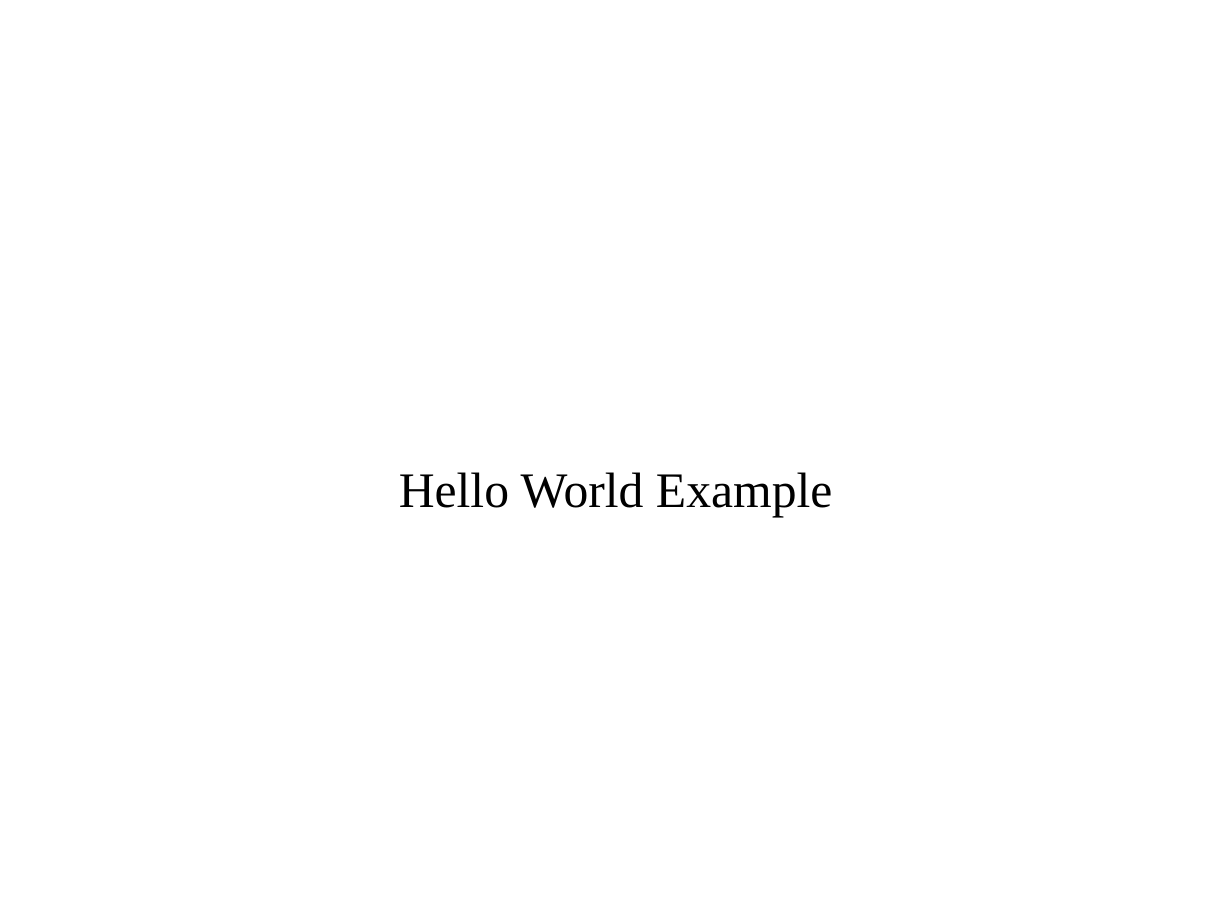
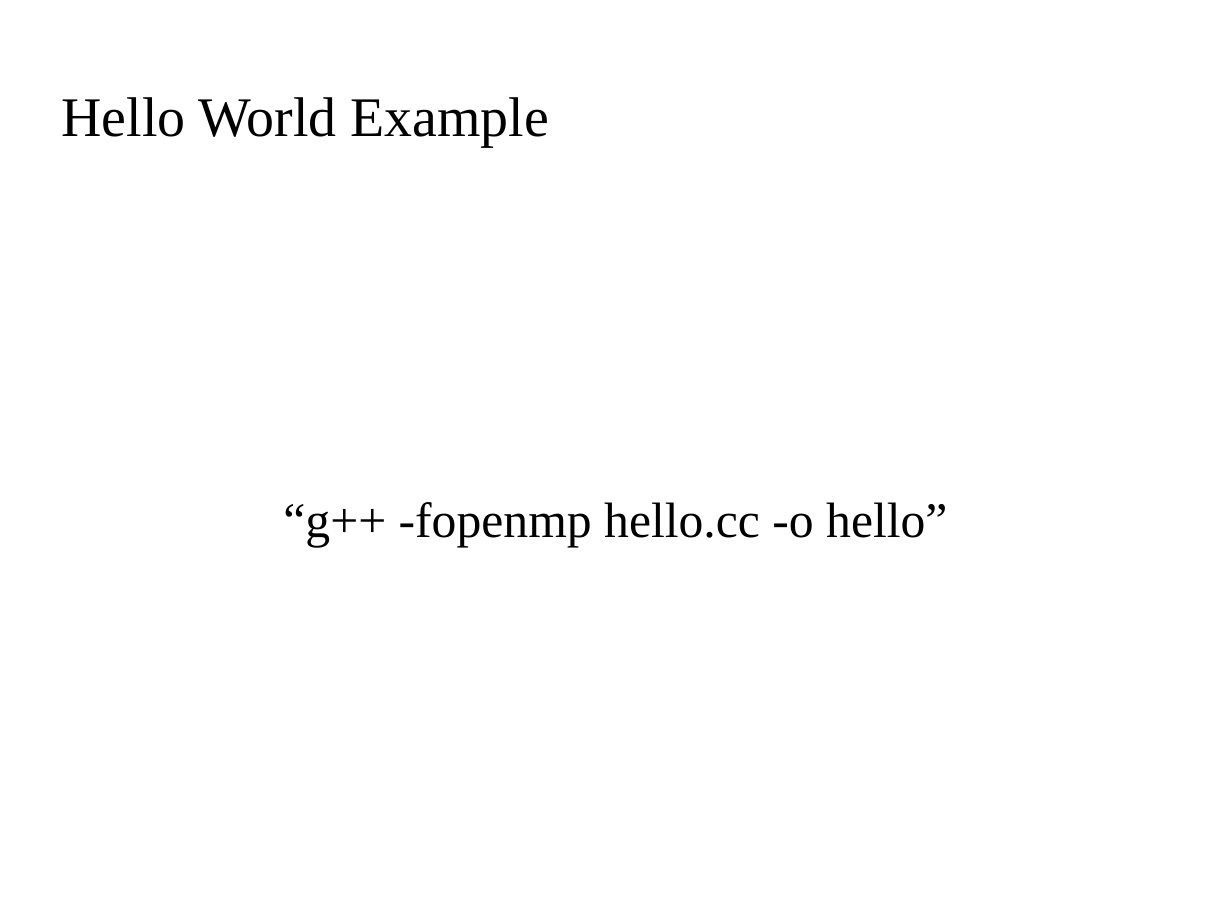
Before and after one commit to kks32/cpp-software-development, a slide deck: slide 9 of Ex12_Parallelisation/Ex12_Parallelisation.odp. Drawn at 1232x924 pixels with LibreOffice and Linux fonts; fonts in the diff are those of the drawing; background and template pictures are left out. Boxes give left, top, right and bottom in pixels: in the first picture for what was removed or moved away, otherwise in the second. Text is boxed around its words. In the diff, an @@ line names an element or a change of style, - is before the commit and + after.

Commit message:
Hello world

```diff
--- a/Ex12_Parallelisation/Ex12_Parallelisation.odp
+++ b/Ex12_Parallelisation/Ex12_Parallelisation.odp
@@ title "Hello World Example": place and size @@
-title "Hello World Example" at box(399, 472, 832, 518)
+title "Hello World Example" at box(62, 97, 549, 147)
@@ title "Hello World Example" at box(62, 97, 549, 147): size 32 to 36 pt; alignment centre to left @@
@@ subtitle added at box(283, 502, 947, 547), 32 pt, text #000000 @@
+“g++ -fopenmp hello.cc -o hello”
```
Also in this commit, not shown: 1 slide added, 2 other files.
